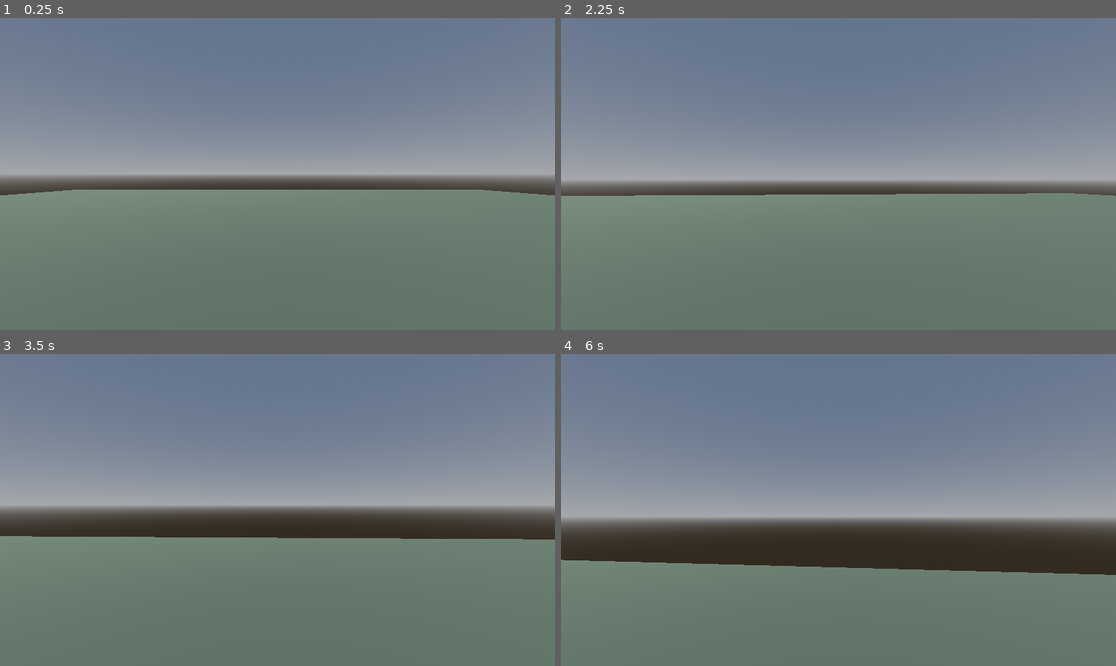
Above: before the commit, frames 1-4 (two rows, left to right).
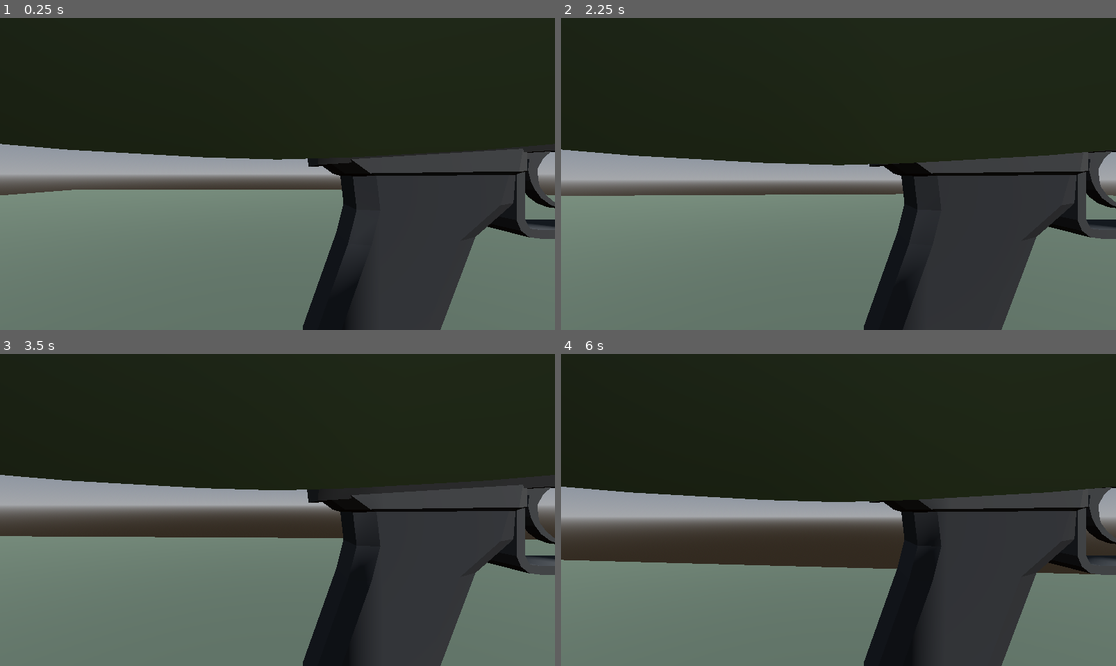
Above: after the commit, the same moments.

Repository: Chappyjr22/zombie-town-updated
Game: Godot game, scene res://scenes/levels/test_arena.tscn
Same seed, same stepped clock (60 frames per second), same inputs: the game is played once before the commit and once after it. This scene is started directly instead of the project's main scene.
Inputs (mouse positions are in pixels of both pictures, inside the frame that each line leads up to):
- Up to frame 1 (0.25 s): no input
- Up to frame 2 (2.25 s): move the mouse to (866, 174) at 0.52 s; press the mouse at (866, 174) at 0.53 s; hold W (move_forward) from 0.53 s (still down); tap Space (jump) at 0.77, 1.52 s; move the mouse to (810, 174) at 1.27 s; release the mouse at (810, 174) at 1.28 s; tap Ctrl (crouch) at 1.35 s; click (810, 174) at 1.55 s; move the mouse to (849, 167) at 2.02 s; press the mouse at (849, 167) at 2.03 s
- Up to frame 3 (3.5 s): keep holding W (move_forward); move the mouse to (271, 516) at 2.77 s; release the mouse at (271, 516) at 2.78 s; tap Shift (sprint) at 2.85 s; tap Space (jump) at 3.02 s; click (271, 516) at 3.05 s
- Up to frame 4 (6 s): move the mouse to (877, 513) at 3.52 s; press the mouse at (877, 513) at 3.53 s; tap Space (jump) at 3.77, 4.52 s; tap R (reload) at 4.15 s; move the mouse to (794, 506) at 4.27 s; release the mouse at (794, 506) at 4.28 s; tap Ctrl (crouch) at 4.35 s; click (794, 506) at 4.55 s; move the mouse to (844, 510) at 5.02 s; press the mouse at (844, 510) at 5.03 s; move the mouse to (816, 503) at 5.77 s; release W (move_forward) at 5.78 s; release the mouse at (816, 503) at 5.78 s; hold D (move_right) from 5.78 s (still down); tap Shift (sprint) at 5.85 s

The runs differ from the first frame. In frame 1, 61% of the frame differs, in the area x 0-100%, y 0-100%; in frame 2, 62%; in frame 3, 58%; in frame 4, 59%.

Commit message:
Attach soldier model, add data-driven weapon system
Player scene now has the Quaternius soldier.glb as a visible body, and
a WeaponController under the camera that equips a WeaponData resource,
handles semi-auto/automatic fire with cooldown, hitscan raycast
(calls take_damage() on anything hit that implements it), and reload
with reserve ammo.

WeaponData is a plain Resource (no per-weapon code) - resources/weapons/
has one .tres per weapon model, each pointing at its FBX and the
closest-matching fire/reload sound. Player defaults to the assault
rifle.

Known gaps noted in scripts/weapons/CLAUDE.md and scripts/player/CLAUDE.md:
shotguns are single-hitscan not pellet-spread, no weapon switching
input yet, view-model offset is unverified (can't open the Godot
editor from this session), own body isn't hidden from the first-person
camera, and animation playback isn't wired to movement state.

Diff:
--- /dev/null
+++ b/resources/weapons/assault_rifle.tres
@@ -0,0 +1,20 @@
+[gd_resource type="Resource" load_steps=5 format=3]
+
+[ext_resource type="Script" path="res://scripts/weapons/weapon_data.gd" id="1"]
+[ext_resource type="PackedScene" path="res://assets/models/weapons/AssaultRifle_1.fbx" id="2"]
+[ext_resource type="AudioStream" path="res://assets/audio/weapons/fire-assault-rifle.mp3" id="3"]
+[ext_resource type="AudioStream" path="res://assets/audio/weapons/reload-rifle.mp3" id="4"]
+
+[resource]
+script = ExtResource("1")
+display_name = "Assault Rifle"
+model_scene = ExtResource("2")
+fire_sound = ExtResource("3")
+reload_sound = ExtResource("4")
+damage = 28.0
+fire_rate = 9.0
+is_automatic = true
+mag_size = 30
+reload_time = 2.2
+range = 150.0
+starting_reserve_ammo = 120
--- /dev/null
+++ b/resources/weapons/assault_rifle_2.tres
@@ -0,0 +1,20 @@
+[gd_resource type="Resource" load_steps=5 format=3]
+
+[ext_resource type="Script" path="res://scripts/weapons/weapon_data.gd" id="1"]
+[ext_resource type="PackedScene" path="res://assets/models/weapons/AssaultRifle2_1.fbx" id="2"]
+[ext_resource type="AudioStream" path="res://assets/audio/weapons/fire-assault-rifle-2.mp3" id="3"]
+[ext_resource type="AudioStream" path="res://assets/audio/weapons/reload-rifle.mp3" id="4"]
+
+[resource]
+script = ExtResource("1")
+display_name = "Assault Rifle (AK-pattern)"
+model_scene = ExtResource("2")
+fire_sound = ExtResource("3")
+reload_sound = ExtResource("4")
+damage = 32.0
+fire_rate = 7.5
+is_automatic = true
+mag_size = 30
+reload_time = 2.4
+range = 140.0
+starting_reserve_ammo = 120
--- /dev/null
+++ b/resources/weapons/bullpup.tres
@@ -0,0 +1,20 @@
+[gd_resource type="Resource" load_steps=5 format=3]
+
+[ext_resource type="Script" path="res://scripts/weapons/weapon_data.gd" id="1"]
+[ext_resource type="PackedScene" path="res://assets/models/weapons/Bullpup_1.fbx" id="2"]
+[ext_resource type="AudioStream" path="res://assets/audio/weapons/fire-assault-rifle.mp3" id="3"]
+[ext_resource type="AudioStream" path="res://assets/audio/weapons/reload-rifle.mp3" id="4"]
+
+[resource]
+script = ExtResource("1")
+display_name = "Bullpup Rifle"
+model_scene = ExtResource("2")
+fire_sound = ExtResource("3")
+reload_sound = ExtResource("4")
+damage = 26.0
+fire_rate = 10.0
+is_automatic = true
+mag_size = 30
+reload_time = 2.0
+range = 130.0
+starting_reserve_ammo = 120
--- /dev/null
+++ b/resources/weapons/pistol.tres
@@ -0,0 +1,20 @@
+[gd_resource type="Resource" load_steps=5 format=3]
+
+[ext_resource type="Script" path="res://scripts/weapons/weapon_data.gd" id="1"]
+[ext_resource type="PackedScene" path="res://assets/models/weapons/Pistol_1.fbx" id="2"]
+[ext_resource type="AudioStream" path="res://assets/audio/weapons/fire-pistol.mp3" id="3"]
+[ext_resource type="AudioStream" path="res://assets/audio/weapons/reload-pistol.mp3" id="4"]
+
+[resource]
+script = ExtResource("1")
+display_name = "Pistol"
+model_scene = ExtResource("2")
+fire_sound = ExtResource("3")
+reload_sound = ExtResource("4")
+damage = 22.0
+fire_rate = 4.0
+is_automatic = false
+mag_size = 12
+reload_time = 1.6
+range = 60.0
+starting_reserve_ammo = 84
--- /dev/null
+++ b/resources/weapons/revolver.tres
@@ -0,0 +1,20 @@
+[gd_resource type="Resource" load_steps=5 format=3]
+
+[ext_resource type="Script" path="res://scripts/weapons/weapon_data.gd" id="1"]
+[ext_resource type="PackedScene" path="res://assets/models/weapons/Revolver_1.fbx" id="2"]
+[ext_resource type="AudioStream" path="res://assets/audio/weapons/fire-revolver.mp3" id="3"]
+[ext_resource type="AudioStream" path="res://assets/audio/weapons/reload-pistol.mp3" id="4"]
+
+[resource]
+script = ExtResource("1")
+display_name = "Revolver"
+model_scene = ExtResource("2")
+fire_sound = ExtResource("3")
+reload_sound = ExtResource("4")
+damage = 45.0
+fire_rate = 2.0
+is_automatic = false
+mag_size = 6
+reload_time = 2.5
+range = 50.0
+starting_reserve_ammo = 36
--- /dev/null
+++ b/resources/weapons/shotgun.tres
@@ -0,0 +1,20 @@
+[gd_resource type="Resource" load_steps=5 format=3]
+
+[ext_resource type="Script" path="res://scripts/weapons/weapon_data.gd" id="1"]
+[ext_resource type="PackedScene" path="res://assets/models/weapons/Shotgun_1.fbx" id="2"]
+[ext_resource type="AudioStream" path="res://assets/audio/weapons/fire-shotgun.mp3" id="3"]
+[ext_resource type="AudioStream" path="res://assets/audio/weapons/reload-shotgun.mp3" id="4"]
+
+[resource]
+script = ExtResource("1")
+display_name = "Shotgun"
+model_scene = ExtResource("2")
+fire_sound = ExtResource("3")
+reload_sound = ExtResource("4")
+damage = 70.0
+fire_rate = 1.2
+is_automatic = false
+mag_size = 6
+reload_time = 3.2
+range = 25.0
+starting_reserve_ammo = 32
--- /dev/null
+++ b/resources/weapons/shotgun_sawedoff.tres
@@ -0,0 +1,20 @@
+[gd_resource type="Resource" load_steps=5 format=3]
+
+[ext_resource type="Script" path="res://scripts/weapons/weapon_data.gd" id="1"]
+[ext_resource type="PackedScene" path="res://assets/models/weapons/Shotgun_SawedOff.fbx" id="2"]
+[ext_resource type="AudioStream" path="res://assets/audio/weapons/fire-shotgun.mp3" id="3"]
+[ext_resource type="AudioStream" path="res://assets/audio/weapons/reload-shell.mp3" id="4"]
+
+[resource]
+script = ExtResource("1")
+display_name = "Sawed-Off Shotgun"
+model_scene = ExtResource("2")
+fire_sound = ExtResource("3")
+reload_sound = ExtResource("4")
+damage = 60.0
+fire_rate = 1.5
+is_automatic = false
+mag_size = 2
+reload_time = 2.0
+range = 18.0
+starting_reserve_ammo = 20
--- /dev/null
+++ b/resources/weapons/sniper_rifle.tres
@@ -0,0 +1,20 @@
+[gd_resource type="Resource" load_steps=5 format=3]
+
+[ext_resource type="Script" path="res://scripts/weapons/weapon_data.gd" id="1"]
+[ext_resource type="PackedScene" path="res://assets/models/weapons/SniperRifle_1.fbx" id="2"]
+[ext_resource type="AudioStream" path="res://assets/audio/weapons/fire-sniper-rifle.mp3" id="3"]
+[ext_resource type="AudioStream" path="res://assets/audio/weapons/reload-rifle.mp3" id="4"]
+
+[resource]
+script = ExtResource("1")
+display_name = "Sniper Rifle"
+model_scene = ExtResource("2")
+fire_sound = ExtResource("3")
+reload_sound = ExtResource("4")
+damage = 95.0
+fire_rate = 1.1
+is_automatic = false
+mag_size = 5
+reload_time = 3.0
+range = 300.0
+starting_reserve_ammo = 30
--- /dev/null
+++ b/resources/weapons/submachine_gun.tres
@@ -0,0 +1,20 @@
+[gd_resource type="Resource" load_steps=5 format=3]
+
+[ext_resource type="Script" path="res://scripts/weapons/weapon_data.gd" id="1"]
+[ext_resource type="PackedScene" path="res://assets/models/weapons/SubmachineGun_1.fbx" id="2"]
+[ext_resource type="AudioStream" path="res://assets/audio/weapons/fire-submachine-gun.mp3" id="3"]
+[ext_resource type="AudioStream" path="res://assets/audio/weapons/weapon-smg-reload.ogg" id="4"]
+
+[resource]
+script = ExtResource("1")
+display_name = "Submachine Gun"
+model_scene = ExtResource("2")
+fire_sound = ExtResource("3")
+reload_sound = ExtResource("4")
+damage = 18.0
+fire_rate = 13.0
+is_automatic = true
+mag_size = 35
+reload_time = 1.8
+range = 60.0
+starting_reserve_ammo = 140
--- a/scenes/player/player.tscn
+++ b/scenes/player/player.tscn
@@ -1,6 +1,9 @@
-[gd_scene load_steps=3 format=3]
+[gd_scene load_steps=6 format=3]
 
 [ext_resource type="Script" path="res://scripts/player/player.gd" id="1"]
+[ext_resource type="PackedScene" path="res://assets/models/characters/soldier.glb" id="2"]
+[ext_resource type="Script" path="res://scripts/weapons/weapon_controller.gd" id="3"]
+[ext_resource type="Resource" path="res://resources/weapons/assault_rifle.tres" id="4"]
 
 [sub_resource type="CapsuleShape3D" id="CapsuleShape3D_1"]
 radius = 0.4
@@ -13,8 +16,16 @@
 transform = Transform3D(1, 0, 0, 0, 1, 0, 0, 0, 1, 0, 0.9, 0)
 shape = SubResource("CapsuleShape3D_1")
 
+[node name="Model" parent="." instance=ExtResource("2")]
+
 [node name="Head" type="Node3D" parent="."]
 transform = Transform3D(1, 0, 0, 0, 1, 0, 0, 0, 1, 0, 1.65, 0)
 
 [node name="Camera3D" type="Camera3D" parent="Head"]
 current = true
+
+[node name="WeaponController" type="Node3D" parent="Head/Camera3D"]
+script = ExtResource("3")
+starting_weapon = ExtResource("4")
+
+[node name="AudioStreamPlayer3D" type="AudioStreamPlayer3D" parent="Head/Camera3D/WeaponController"]
--- /dev/null
+++ b/scripts/weapons/weapon_controller.gd
@@ -0,0 +1,123 @@
+extends Node3D
+class_name WeaponController
+
+## Positions the equipped weapon model relative to the camera. Untested outside
+## the editor - the FBX models weren't authored with a defined grip point, so
+## this offset/rotation almost certainly needs visual tuning once someone can
+## actually look at it in Godot.
+@export var view_model_offset := Vector3(0.25, -0.25, -0.5)
+@export var view_model_scale := 1.0
+@export var starting_weapon: WeaponData
+
+var camera: Camera3D
+var current_weapon: WeaponData
+var current_model: Node3D
+var ammo_in_mag: int = 0
+var reserve_ammo: int = 0
+var fire_cooldown: float = 0.0
+var is_reloading: bool = false
+var reload_timer: float = 0.0
+
+@onready var audio_player: AudioStreamPlayer3D = $AudioStreamPlayer3D
+
+signal ammo_changed(ammo_in_mag: int, reserve_ammo: int)
+signal reload_started(duration: float)
+
+
+func _ready() -> void:
+	camera = get_parent() as Camera3D
+	if starting_weapon:
+		equip(starting_weapon)
+
+
+func equip(weapon: WeaponData) -> void:
+	if current_model:
+		current_model.queue_free()
+		current_model = null
+
+	current_weapon = weapon
+	ammo_in_mag = weapon.mag_size
+	reserve_ammo = weapon.starting_reserve_ammo
+	is_reloading = false
+	fire_cooldown = 0.0
+
+	if weapon.model_scene:
+		current_model = weapon.model_scene.instantiate()
+		add_child(current_model)
+		current_model.position = view_model_offset
+		current_model.scale = Vector3.ONE * view_model_scale
+
+	ammo_changed.emit(ammo_in_mag, reserve_ammo)
+
+
+func _process(delta: float) -> void:
+	if fire_cooldown > 0.0:
+		fire_cooldown -= delta
+
+	if is_reloading:
+		reload_timer -= delta
+		if reload_timer <= 0.0:
+			_finish_reload()
+		return
+
+	if current_weapon == null:
+		return
+
+	var wants_fire := (
+		Input.is_action_pressed("fire")
+		if current_weapon.is_automatic
+		else Input.is_action_just_pressed("fire")
+	)
+	if wants_fire and fire_cooldown <= 0.0:
+		_try_fire()
+
+	if Input.is_action_just_pressed("reload"):
+		_try_reload()
+
+
+func _try_fire() -> void:
+	if ammo_in_mag <= 0:
+		return
+	ammo_in_mag -= 1
+	fire_cooldown = 1.0 / current_weapon.fire_rate
+	_play_sound(current_weapon.fire_sound)
+	_hitscan()
+	ammo_changed.emit(ammo_in_mag, reserve_ammo)
+
+
+func _hitscan() -> void:
+	if camera == null:
+		return
+	var space_state := camera.get_world_3d().direct_space_state
+	var origin := camera.global_position
+	var target := origin - camera.global_transform.basis.z * current_weapon.range
+	var query := PhysicsRayQueryParameters3D.create(origin, target)
+	var result := space_state.intersect_ray(query)
+	if result and result.has("collider") and result.collider.has_method("take_damage"):
+		result.collider.take_damage(current_weapon.damage)
+
+
+func _try_reload() -> void:
+	if is_reloading or ammo_in_mag >= current_weapon.mag_size or reserve_ammo <= 0:
+		return
+	is_reloading = true
+	reload_timer = current_weapon.reload_time
+	_play_sound(current_weapon.reload_sound)
+	reload_started.emit(current_weapon.reload_time)
+
+
+func _finish_reload() -> void:
+	var needed := current_weapon.mag_size - ammo_in_mag
+	var taken := mini(needed, reserve_ammo)
+	ammo_in_mag += taken
+	reserve_ammo -= taken
+	is_reloading = false
+	ammo_changed.emit(ammo_in_mag, reserve_ammo)
+
+
+func _play_sound(stream: AudioStream) -> void:
+	if stream == null:
+		return
+	audio_player.stream = stream
+	audio_player.pitch_scale = randf_range(0.96, 1.04)
+	audio_player.play()
--- /dev/null
+++ b/scripts/weapons/weapon_data.gd
@@ -0,0 +1,14 @@
+extends Resource
+class_name WeaponData
+
+@export var display_name: String = ""
+@export var model_scene: PackedScene
+@export var fire_sound: AudioStream
+@export var reload_sound: AudioStream
+@export var damage: float = 25.0
+@export var fire_rate: float = 8.0 ## rounds per second
+@export var is_automatic: bool = true
+@export var mag_size: int = 30
+@export var reload_time: float = 2.0
+@export var range: float = 120.0
+@export var starting_reserve_ammo: int = 90
Not shown, changed: docs/ARCHITECTURE.md
Not shown, changed: scripts/player/CLAUDE.md
Not shown, changed: scripts/weapons/CLAUDE.md
